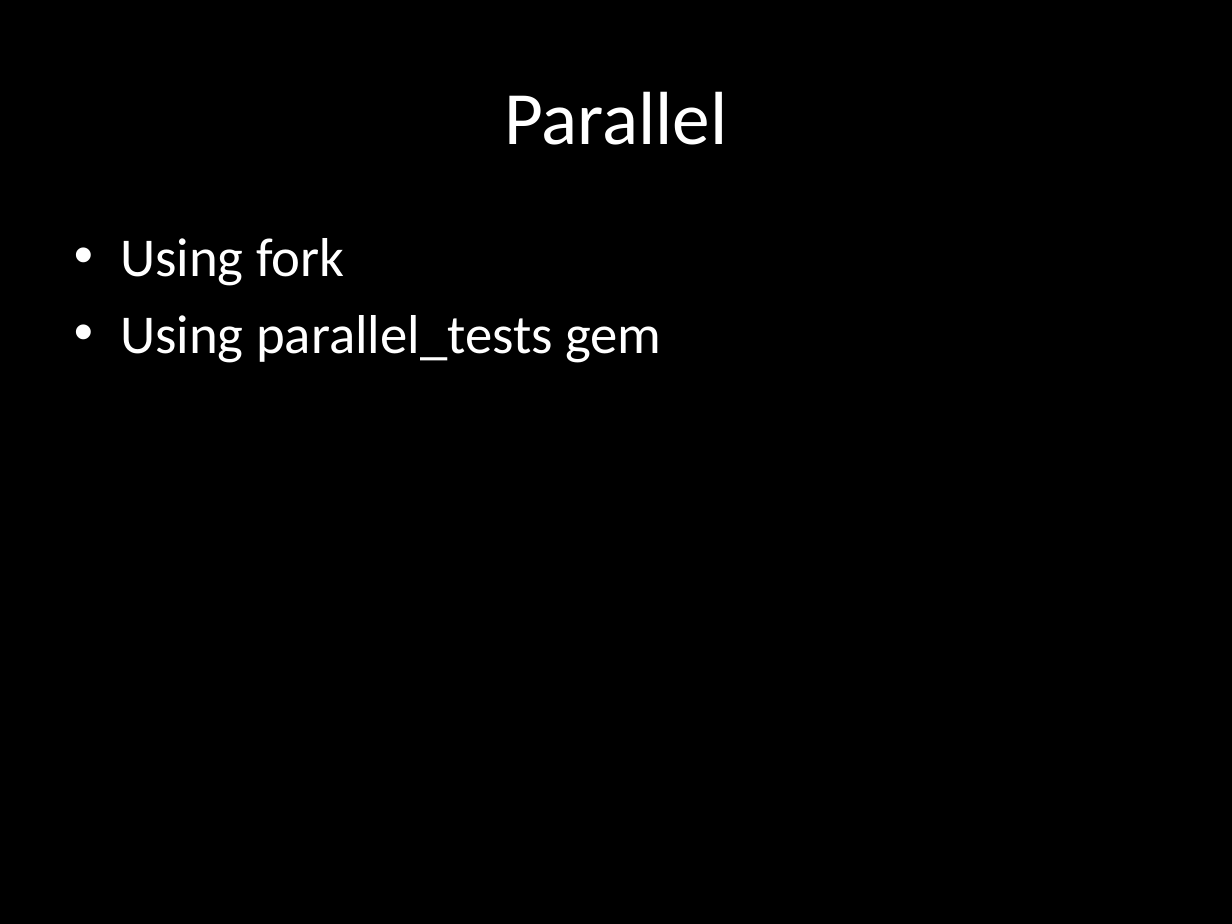
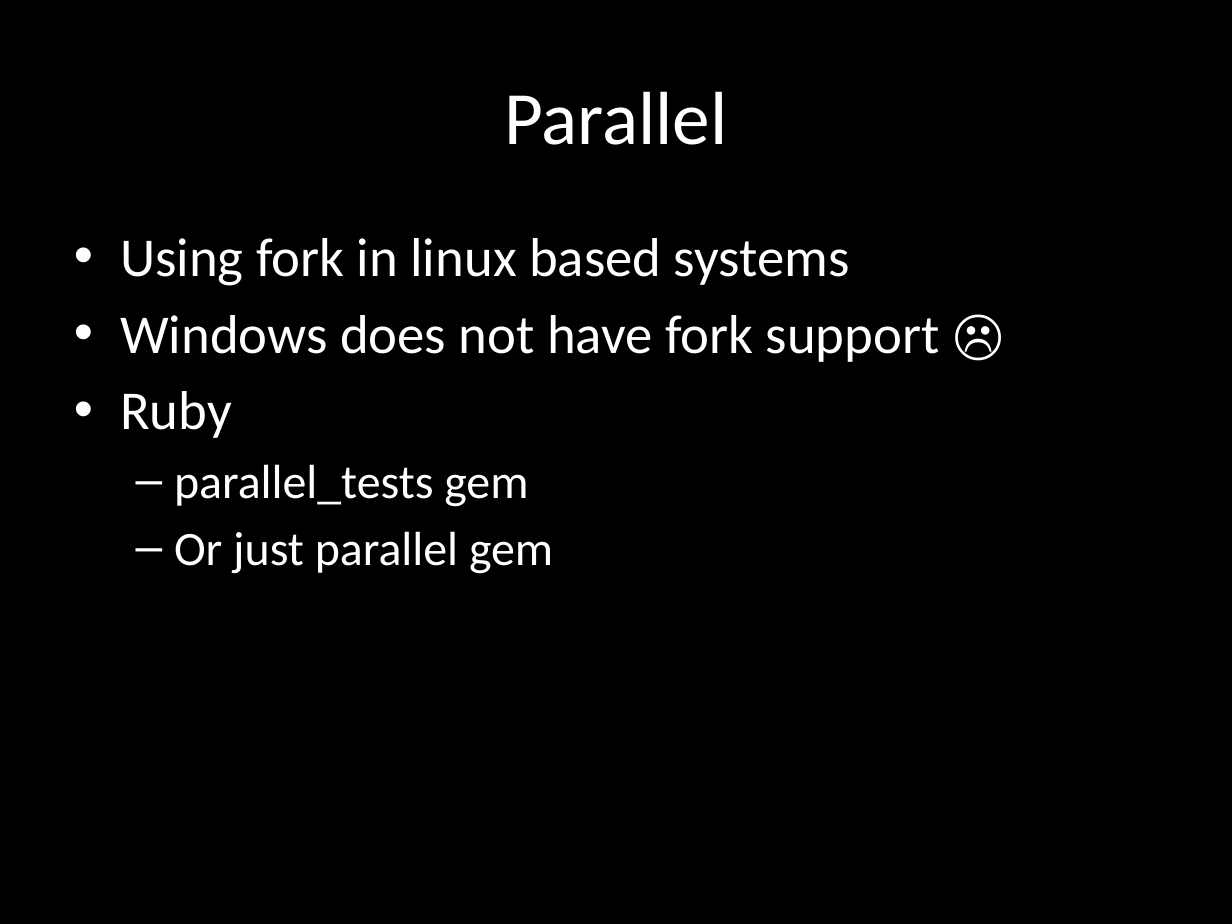
Before and after one commit to dimacus/SeleniumTipsAndTricks, a slide deck: slide 21 of selenium_camp_v1.pptx (slide 15 before the commit). Drawn at 1232x924 pixels with LibreOffice and Linux fonts; fonts in the diff are those of the drawing. Boxes give left, top, right and bottom in pixels: in the first picture for what was removed or moved away, otherwise in the second. Text is boxed around its words. In the diff, an @@ line names an element or a change of style, - is before the commit and + after.

Commit message:
Working on presentation

```diff
--- a/selenium_camp_v1.pptx
+++ b/selenium_camp_v1.pptx
@@ text at box(120, 238, 940, 574): text changed @@
-• Using fork
-• Using parallel_tests gem
+• Using fork in linux based systems
+• Windows does not have fork support ☹
+• Ruby
+  – parallel_tests gem
+  – Or just parallel gem
```
Also in this commit, not shown: 7 other slides changed, 10 slides added, 3 slides removed.
